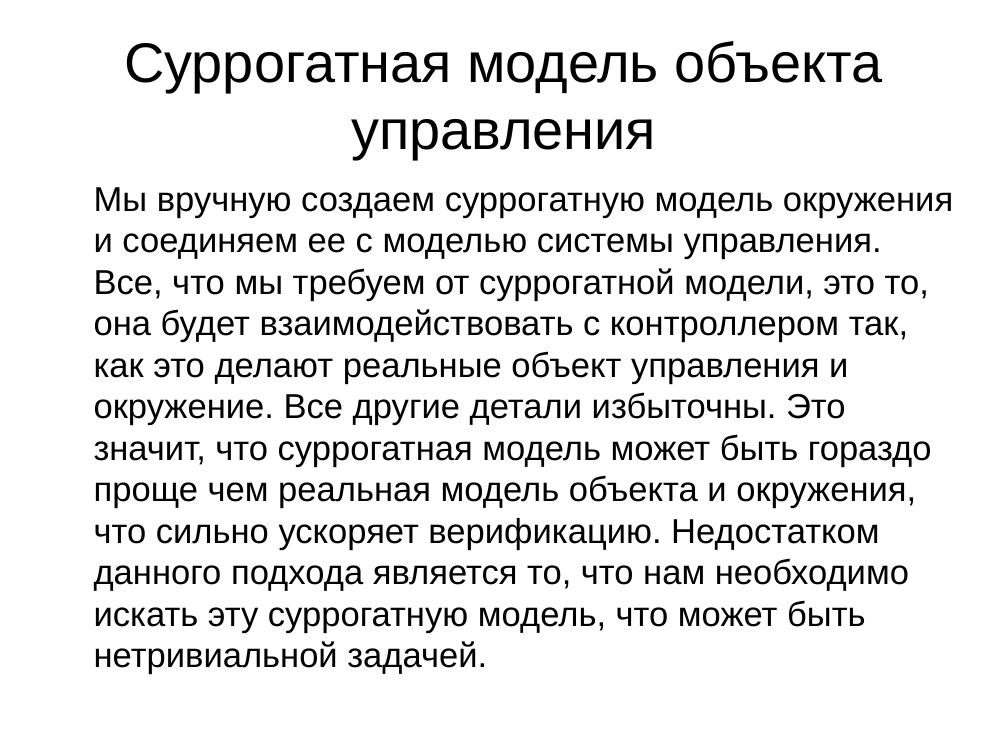
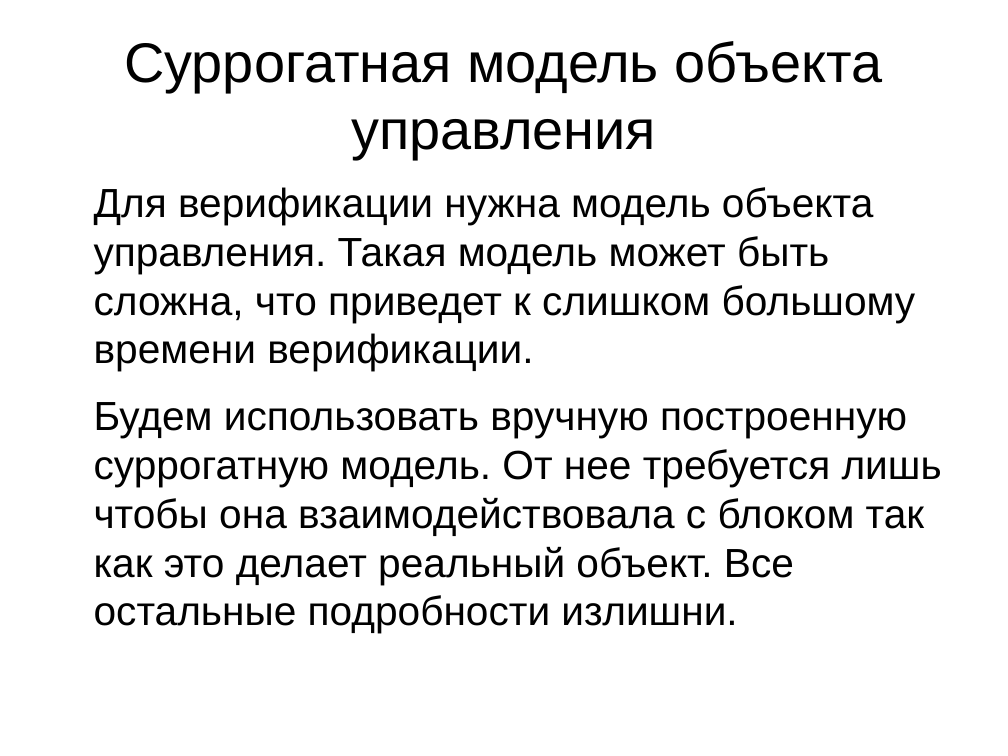
Before and after one commit to V1489Cygni/spec2fb, a slide deck: slide 10 of Presentation.odp (slide 13 before the commit). Drawn at 1008x756 pixels with LibreOffice and Linux fonts; fonts in the diff are those of the drawing. Boxes give left, top, right and bottom in pixels: in the first picture for what was removed or moved away, otherwise in the second. Text is boxed around its words. In the diff, an @@ line names an element or a change of style, - is before the commit and + after.

```diff
--- a/Presentation.odp
+++ b/Presentation.odp
@@ text at (94, 187, 942, 633): text changed; size 27.2 to 32 pt @@
-Мы вручную создаем суррогатную модель окружения и соединяем ее с моделью системы управления. Все, что мы требуем от суррогатной модели, это то, она будет взаимодействовать с контроллером так, как это делают реальные объект управления и окружение. Все другие детали избыточны. Это значит, что суррогатная модель может быть гораздо проще чем реальная модель объекта и окружения, что сильно ускоряет верификацию. Недостатком данного подхода является то, что нам необходимо искать эту суррогатную модель, что может быть нетривиальной задачей.
+Для верификации нужна модель объекта управления. Такая модель может быть сложна, что приведет к слишком большому времени верификации.
+Будем использовать вручную построенную суррогатную модель. От нее требуется лишь чтобы она взаимодействовала с блоком так как это делает реальный объект. Все остальные подробности излишни.
```
Also in this commit, not shown: 7 other slides changed, 9 slides added, 16 slides removed, 3 other files.
